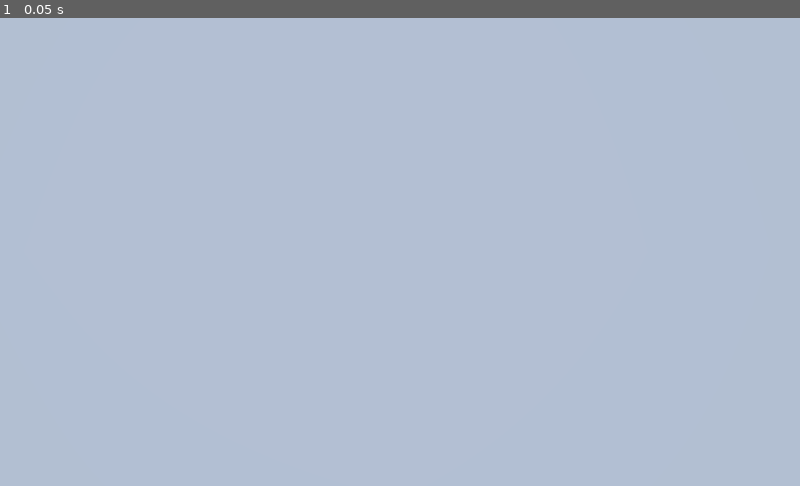
Above: before the commit, frame 1.
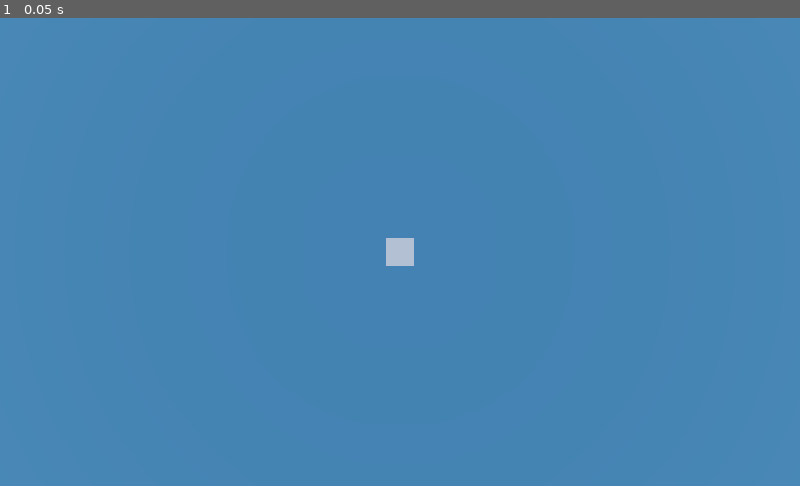
Above: after the commit, the same moment.

Repository: creikey/lighthouse-scramble
Game: Godot game, scene res://Main.tscn
Same seed, same stepped clock (60 frames per second), same inputs: the game is played once before the commit and once after it. Before the commit the project has no main scene; this scene is started directly in both runs. A sky picture missing from this copy of the repository is replaced by a grey-blue gradient.
Inputs:
- Up to frame 1 (0.05 s): no input

The runs differ from the first frame. In frame 1, 100% of the frame differs, in the area x 0-100%, y 0-100%.

Commit message:
Set main as running scene and add testing cube

Diff:
--- a/Main.tscn
+++ b/Main.tscn
@@ -12,6 +12,13 @@
 [sub_resource type="PlaneMesh" id=1]
 size = Vector2( 100, 100 )
 
+[sub_resource type="SpatialMaterial" id=4]
+albedo_color = Color( 0.360784, 0.709804, 0.901961, 1 )
+metallic = 0.1
+roughness = 0.19
+
+[sub_resource type="CubeMesh" id=5]
+
 [node name="Main" type="WorldEnvironment"]
 environment = SubResource( 3 )
 
@@ -20,4 +27,8 @@
 
 [node name="Water" type="MeshInstance" parent="."]
 mesh = SubResource( 1 )
+material/0 = SubResource( 4 )
+
+[node name="TestingCube" type="MeshInstance" parent="."]
+mesh = SubResource( 5 )
 material/0 = null
--- a/project.godot
+++ b/project.godot
@@ -16,6 +16,7 @@
 [application]
 
 config/name="Lighthouse Scramble"
+run/main_scene="res://Main.tscn"
 config/icon="res://icon.png"
 
 [input_devices]
Not shown: 1 places in Main.tscn that only renumber resources
